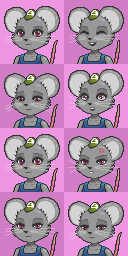
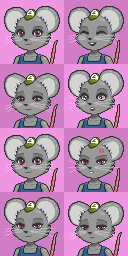
Layers edited between the first and the second 128x256 image:
painted on "spring" over [20, 56, 105, 256]
